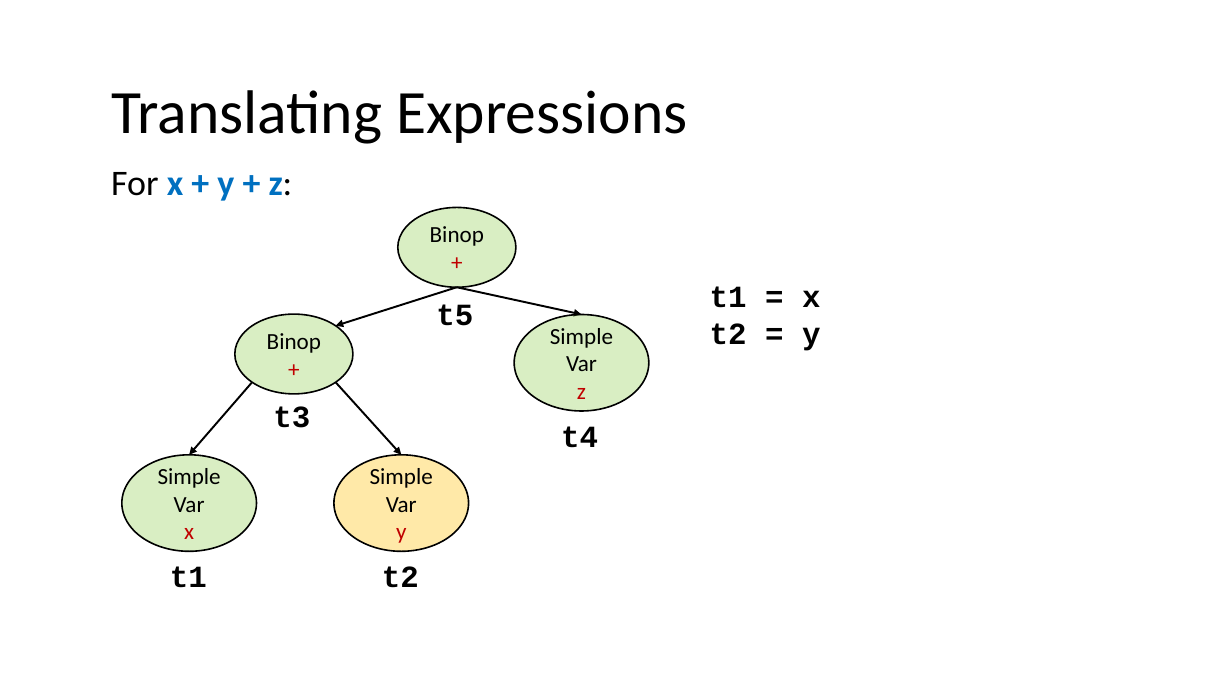
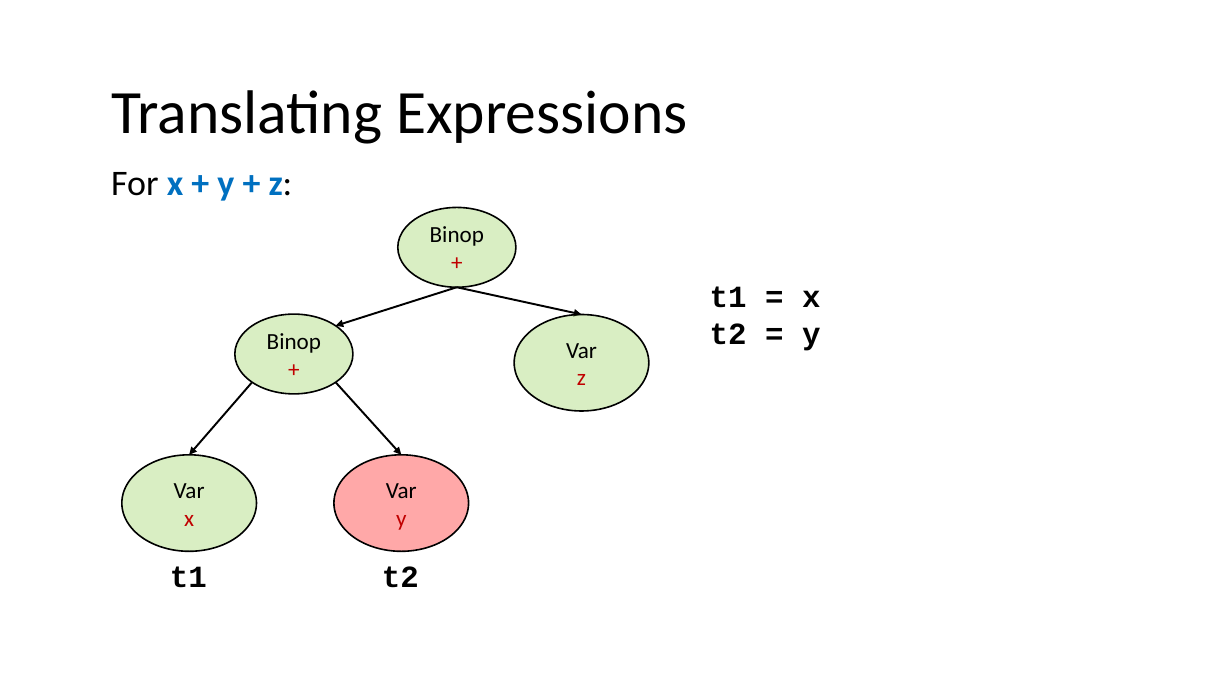
Before and after one commit to nivshani/compilation, a slide deck: slide 19 of slides/IR.pptx (slide 11 before the commit). Drawn at 1232x693 pixels with LibreOffice and Linux fonts; fonts in the diff are those of the drawing. Boxes give left, top, right and bottom in pixels: in the first picture for what was removed or moved away, otherwise in the second. Text is boxed around its words. In the diff, an @@ line names an element or a change of style, - is before the commit and + after.

```diff
--- a/slides/IR.pptx
+++ b/slides/IR.pptx
@@ text removed at (x1=436, y1=304, x2=473, y2=326) @@
-t5
@@ text in ellipse at (x1=550, y1=328, x2=613, y2=348): paragraph removed @@
-Simple
@@ text removed at (x1=273, y1=406, x2=310, y2=428) @@
-t3
@@ text removed at (x1=561, y1=426, x2=598, y2=448) @@
-t4
@@ text in ellipse at (x1=158, y1=468, x2=221, y2=488): paragraph removed @@
-Simple
@@ ellipse "Var" at (x1=334, y1=455, x2=469, y2=551): fill #FFC000 at 34% opacity to #FF0000 at 34% opacity @@
@@ text in ellipse at (x1=370, y1=468, x2=433, y2=488): paragraph removed @@
-Simple
```
Also in this commit, not shown: 33 other slides changed, 16 slides added, 2 slides removed, 1 other file.
